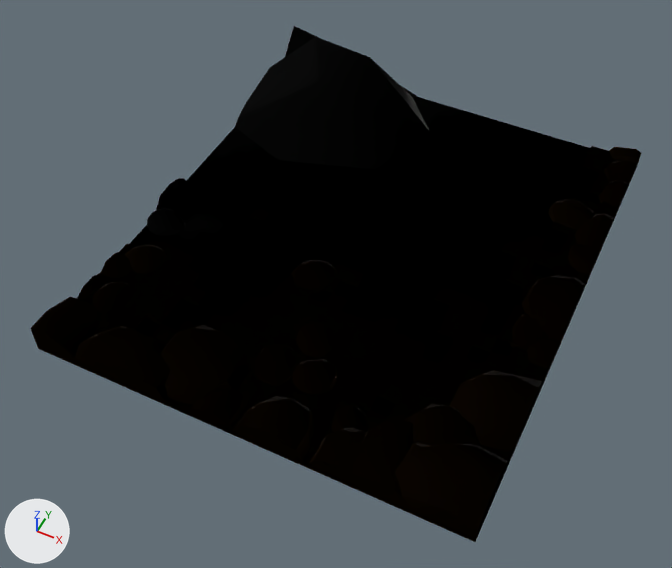
The glTF model assets/models/enemies/holes_rocks_br.glb as it was, and as the next commit left it.
Camera for both pictures: a 50 mm lens placed at (15.0, -33.6, 38.1), pointed at (-0.4, -2.9, -0.3). The lights are fixed; the arrows at lower left show +X, +Y and +Z. The picture after the commit comes second.

Before the edit, the objects in view are built like this:
```python
ob_holes_rocks_br_dirt_10 = bpy.data.objects.new('holes_rocks_br_dirt_10', me_dirt_10_006)
ob_holes_rocks_br_dirt_10.location = (0.0, 0.0, 0.0)
ob_holes_rocks_br_dirt_16 = bpy.data.objects.new('holes_rocks_br_dirt_16', me_dirt_16_006)
ob_holes_rocks_br_dirt_16.location = (0.0, 0.0, 0.0)
ob_holes_rocks_br_dirt_188 = bpy.data.objects.new('holes_rocks_br_dirt_188', me_dirt_188_006)
ob_holes_rocks_br_dirt_188.location = (0.0, 0.0, 0.0)
ob_holes_rocks_br_dirt_20 = bpy.data.objects.new('holes_rocks_br_dirt_20', me_dirt_20_006)
ob_holes_rocks_br_dirt_20.location = (0.0, 0.0, 0.0)
ob_holes_rocks_br_dirt_25 = bpy.data.objects.new('holes_rocks_br_dirt_25', me_dirt_25_006)
ob_holes_rocks_br_dirt_25.location = (0.0, 0.0, 0.0)
ob_holes_rocks_br_dirt_27 = bpy.data.objects.new('holes_rocks_br_dirt_27', me_dirt_27_006)
ob_holes_rocks_br_dirt_27.location = (0.0, 0.0, 0.0)
ob_holes_rocks_br_dirt_6 = bpy.data.objects.new('holes_rocks_br_dirt_6', me_dirt_6_006)
ob_holes_rocks_br_dirt_6.location = (0.0, 0.0, 0.0)
ob_holes_rocks_br_dirt_71 = bpy.data.objects.new('holes_rocks_br_dirt_71', me_dirt_71_006)
ob_holes_rocks_br_dirt_71.location = (0.0, 0.0, 0.0)
ob_holes_rocks_br_dirt_9 = bpy.data.objects.new('holes_rocks_br_dirt_9', me_dirt_9_006)
ob_holes_rocks_br_dirt_9.location = (0.0, 0.0, 0.0)
# also in view: 'holes_rocks_br_dirt_174' at (1.7, -9.5, 0.4); 'holes_rocks_br_dirt_99' at (-10.5, -6.5, 0.5); 'holes_rocks_br_dirt_81' at (7.3, -12.0, 0.9); 'holes_rocks_br_pit' at (-0.5, 1.5, 0.1); 'holes_rocks_br_dirt_121' at (10.6, 0.2, 0.9)
```
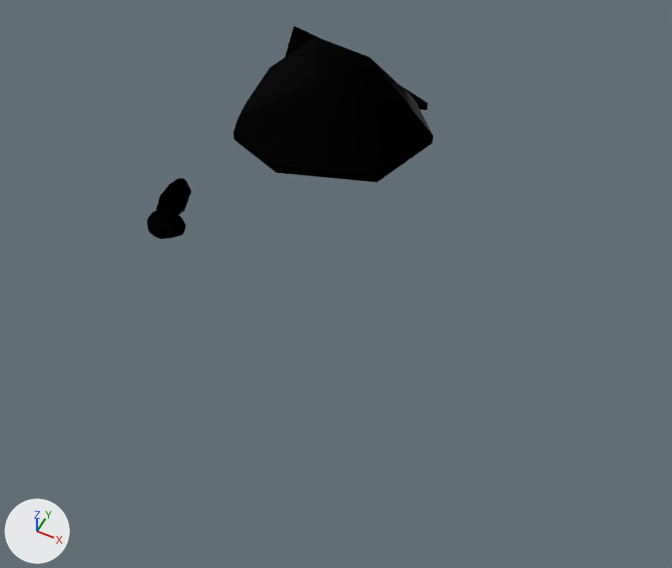
Pixel boxes (x1, y1, x2, y2) of what changed, in the pictures (672 x 568 px):
'holes_rocks_br_pit', deleted (black)
    before: (130, 96, 601, 417)
'holes_rocks_br_dirt_base', deleted
    before: (37, 146, 638, 542)
'holes_rocks_br_dirt_27', deleted
    before: (391, 441, 508, 541)
'holes_rocks_br_dirt_20', deleted
    before: (160, 325, 249, 404)
'holes_rocks_br_dirt_16', deleted
    before: (450, 370, 543, 453)
'holes_rocks_br_dirt_10', deleted
    before: (90, 331, 171, 406)
'holes_rocks_br_dirt_71', deleted
    before: (230, 396, 315, 468)
'holes_rocks_br_dirt_81', deleted
    before: (340, 416, 414, 515)
'holes_rocks_br_dirt_25', deleted
    before: (30, 297, 101, 366)
'holes_rocks_br_dirt_121', deleted (black)
    before: (522, 275, 585, 349)
'holes_rocks_br_dirt_6', deleted
    before: (405, 403, 481, 447)
'holes_rocks_br_dirt_9', deleted
    before: (304, 427, 389, 504)
'holes_rocks_br_dirt_125', deleted (black)
    before: (188, 388, 244, 433)
'holes_rocks_br_dirt_184', deleted (black)
    before: (254, 344, 298, 386)
'holes_rocks_br_dirt_174', deleted (black)
    before: (292, 359, 338, 394)
'holes_rocks_br_dirt_188', deleted (black)
    before: (296, 323, 336, 358)
'holes_rocks_br_dirt_172', deleted (black)
    before: (291, 260, 338, 293)
'holes_rocks_br_dirt_105', deleted
    before: (548, 199, 595, 230)
'holes_rocks_br_dirt_126', deleted (black)
    before: (575, 213, 614, 263)
'holes_rocks_br_dirt_175', deleted (black)
    before: (92, 282, 133, 312)
'holes_rocks_br_dirt_99', deleted
    before: (124, 245, 166, 273)
'holes_rocks_br_dirt_169', deleted (black)
    before: (510, 313, 549, 350)
'holes_rocks_br_dirt_110', deleted
    before: (73, 326, 136, 378)
'holes_rocks_br_dirt_167', deleted (black)
    before: (331, 405, 369, 432)
'holes_rocks_br_dirt_145', deleted (black)
    before: (527, 338, 561, 370)
'holes_rocks_br_dirt_170', deleted (black)
    before: (568, 244, 601, 282)
'holes_rocks_br_dirt_149', deleted (black)
    before: (101, 252, 136, 278)
'holes_rocks_br_dirt_156', deleted (black)
    before: (604, 160, 637, 189)
'holes_rocks_br_dirt_171', deleted (black)
    before: (598, 181, 629, 212)
'holes_rocks_br_dirt_74', deleted
    before: (609, 147, 641, 170)
'holes_rocks_br_dirt_177', deleted
    before: (77, 273, 104, 299)

What changed in the scene script:
```text
Remove ob_holes_rocks_br_dirt_6:
    ob_holes_rocks_br_dirt_6 = bpy.data.objects.new('holes_rocks_br_dirt_6', me_dirt_6_006)
Remove ob_holes_rocks_br_dirt_9:
    ob_holes_rocks_br_dirt_9 = bpy.data.objects.new('holes_rocks_br_dirt_9', me_dirt_9_006)
Remove ob_holes_rocks_br_dirt_10:
    ob_holes_rocks_br_dirt_10 = bpy.data.objects.new('holes_rocks_br_dirt_10', me_dirt_10_006)
Remove ob_holes_rocks_br_dirt_16:
    ob_holes_rocks_br_dirt_16 = bpy.data.objects.new('holes_rocks_br_dirt_16', me_dirt_16_006)
Remove ob_holes_rocks_br_dirt_20:
    ob_holes_rocks_br_dirt_20 = bpy.data.objects.new('holes_rocks_br_dirt_20', me_dirt_20_006)
Remove ob_holes_rocks_br_dirt_25:
    ob_holes_rocks_br_dirt_25 = bpy.data.objects.new('holes_rocks_br_dirt_25', me_dirt_25_006)
Remove ob_holes_rocks_br_dirt_27:
    ob_holes_rocks_br_dirt_27 = bpy.data.objects.new('holes_rocks_br_dirt_27', me_dirt_27_006)
Remove ob_holes_rocks_br_dirt_71:
    ob_holes_rocks_br_dirt_71 = bpy.data.objects.new('holes_rocks_br_dirt_71', me_dirt_71_006)
Remove ob_holes_rocks_br_dirt_74:
    ob_holes_rocks_br_dirt_74 = bpy.data.objects.new('holes_rocks_br_dirt_74', me_dirt_74_006)
Remove ob_holes_rocks_br_dirt_81:
    ob_holes_rocks_br_dirt_81 = bpy.data.objects.new('holes_rocks_br_dirt_81', me_dirt_81_006)
Remove ob_holes_rocks_br_dirt_99:
    ob_holes_rocks_br_dirt_99 = bpy.data.objects.new('holes_rocks_br_dirt_99', me_dirt_99_006)
Remove ob_holes_rocks_br_dirt_105:
    ob_holes_rocks_br_dirt_105 = bpy.data.objects.new('holes_rocks_br_dirt_105', me_dirt_105_006)
Remove ob_holes_rocks_br_dirt_110:
    ob_holes_rocks_br_dirt_110 = bpy.data.objects.new('holes_rocks_br_dirt_110', me_dirt_110_006)
Remove ob_holes_rocks_br_dirt_121:
    ob_holes_rocks_br_dirt_121 = bpy.data.objects.new('holes_rocks_br_dirt_121', me_dirt_121_006)
Remove ob_holes_rocks_br_dirt_125:
    ob_holes_rocks_br_dirt_125 = bpy.data.objects.new('holes_rocks_br_dirt_125', me_dirt_125_006)
Remove ob_holes_rocks_br_dirt_126:
    ob_holes_rocks_br_dirt_126 = bpy.data.objects.new('holes_rocks_br_dirt_126', me_dirt_126_006)
Remove ob_holes_rocks_br_dirt_145:
    ob_holes_rocks_br_dirt_145 = bpy.data.objects.new('holes_rocks_br_dirt_145', me_dirt_145_006)
Remove ob_holes_rocks_br_dirt_149:
    ob_holes_rocks_br_dirt_149 = bpy.data.objects.new('holes_rocks_br_dirt_149', me_dirt_149_006)
Remove ob_holes_rocks_br_dirt_156:
    ob_holes_rocks_br_dirt_156 = bpy.data.objects.new('holes_rocks_br_dirt_156', me_dirt_156_006)
Remove ob_holes_rocks_br_dirt_167:
    ob_holes_rocks_br_dirt_167 = bpy.data.objects.new('holes_rocks_br_dirt_167', me_dirt_167_006)
Remove ob_holes_rocks_br_dirt_169:
    ob_holes_rocks_br_dirt_169 = bpy.data.objects.new('holes_rocks_br_dirt_169', me_dirt_169_006)
Remove ob_holes_rocks_br_dirt_170:
    ob_holes_rocks_br_dirt_170 = bpy.data.objects.new('holes_rocks_br_dirt_170', me_dirt_170_006)
Remove ob_holes_rocks_br_dirt_171:
    ob_holes_rocks_br_dirt_171 = bpy.data.objects.new('holes_rocks_br_dirt_171', me_dirt_171_006)
Remove ob_holes_rocks_br_dirt_172:
    ob_holes_rocks_br_dirt_172 = bpy.data.objects.new('holes_rocks_br_dirt_172', me_dirt_172_006)
Remove ob_holes_rocks_br_dirt_174:
    ob_holes_rocks_br_dirt_174 = bpy.data.objects.new('holes_rocks_br_dirt_174', me_dirt_174_006)
Remove ob_holes_rocks_br_dirt_175:
    ob_holes_rocks_br_dirt_175 = bpy.data.objects.new('holes_rocks_br_dirt_175', me_dirt_175_006)
Remove ob_holes_rocks_br_dirt_177:
    ob_holes_rocks_br_dirt_177 = bpy.data.objects.new('holes_rocks_br_dirt_177', me_dirt_177_006)
Remove ob_holes_rocks_br_dirt_184:
    ob_holes_rocks_br_dirt_184 = bpy.data.objects.new('holes_rocks_br_dirt_184', me_dirt_184_006)
Remove ob_holes_rocks_br_dirt_188:
    ob_holes_rocks_br_dirt_188 = bpy.data.objects.new('holes_rocks_br_dirt_188', me_dirt_188_006)
Remove ob_holes_rocks_br_dirt_base:
    ob_holes_rocks_br_dirt_base = bpy.data.objects.new('holes_rocks_br_dirt_base', me_dirt_base_006)
Remove ob_holes_rocks_br_pit:
    ob_holes_rocks_br_pit = bpy.data.objects.new('holes_rocks_br_pit', me_pit_006)
```
